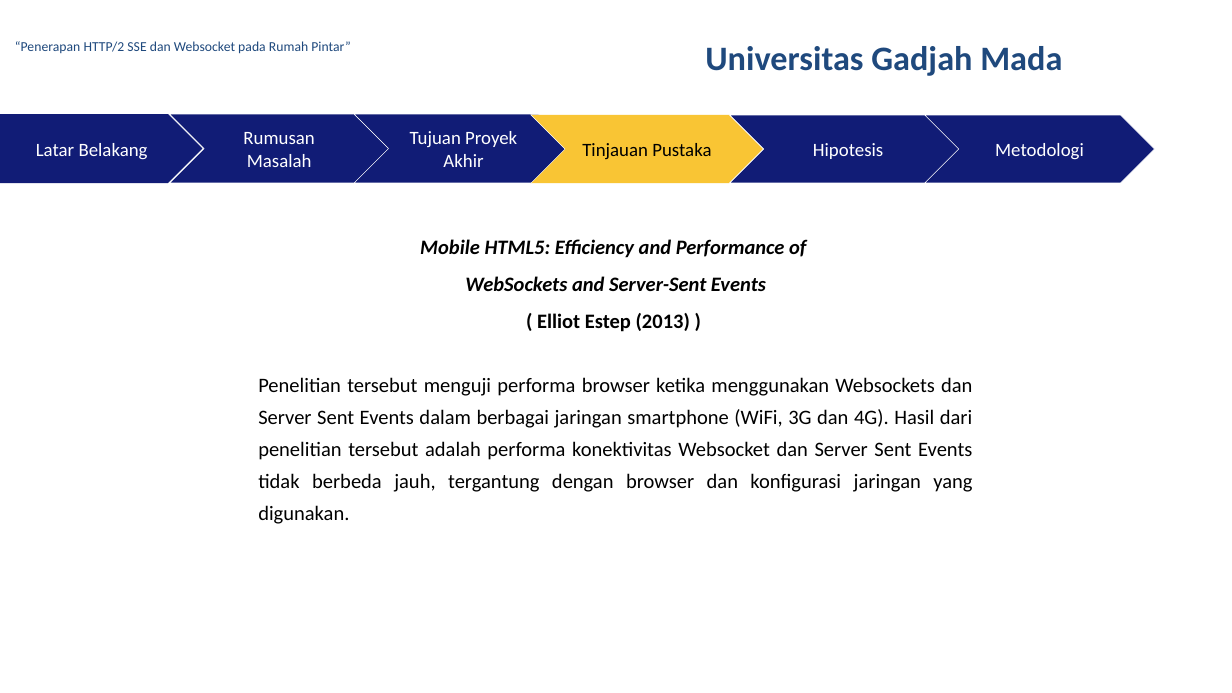
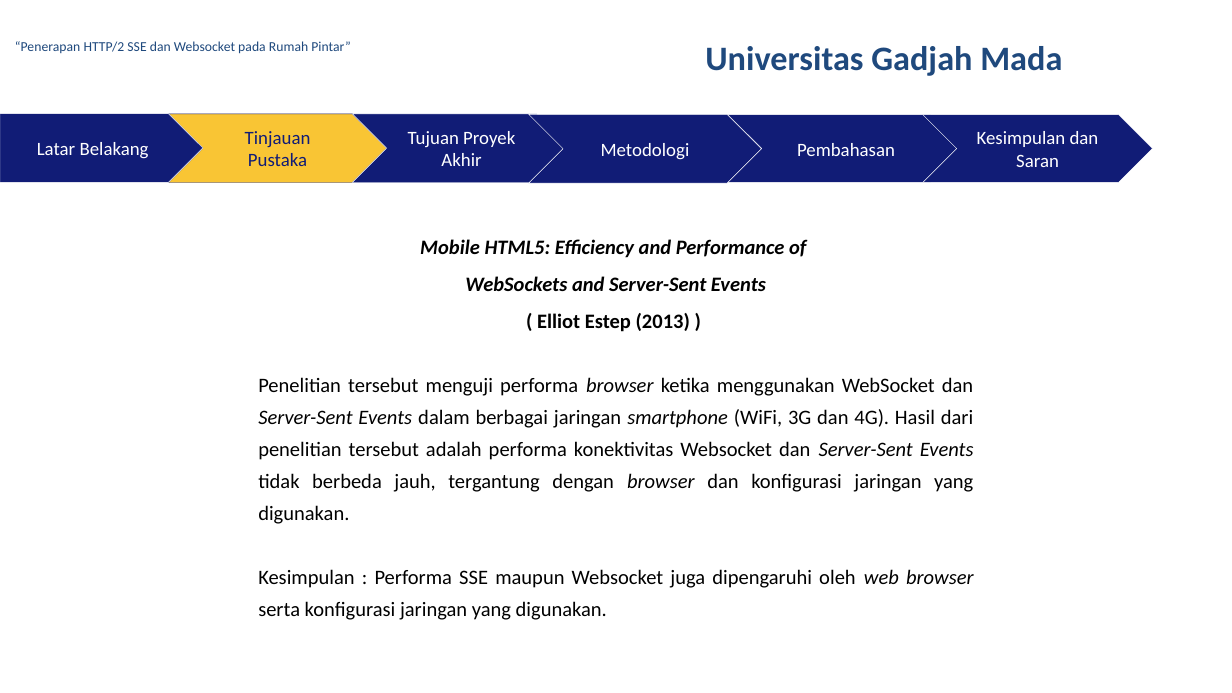
Before and after one commit to rusminto/ws_sse, a slide deck: slide 18 of berkas/ppt muham.pptx (slide 17 before the commit). Drawn at 1232x693 pixels with LibreOffice and Linux fonts; fonts in the diff are those of the drawing; background and template pictures are left out. Boxes give left, top, right and bottom in pixels: in the first picture for what was removed or moved away, otherwise in the second. Text is boxed around its words. In the diff, an @@ line names an element or a change of style, - is before the commit and + after.

```diff
--- a/berkas/ppt muham.pptx
+++ b/berkas/ppt muham.pptx
@@ pentagon arrow "Latar Belakang" at box(0, 113, 203, 182): outline #111C76 0.26 pt to #FFFFFF 0.26 pt @@
@@ chevron "Tinjauan Pustaka": place and size @@
-chevron "Tinjauan Pustaka" at box(531, 115, 764, 184)
+chevron "Tinjauan Pustaka" at box(169, 113, 387, 182)
@@ chevron "Tinjauan Pustaka" at box(169, 113, 387, 182): text colour #000000 to #111C76; outline #FFFFFF 0.26 pt to #111C76 0.26 pt @@
@@ chevron removed at box(170, 115, 389, 184) @@
-Rumusan Masalah
@@ chevron "Metodologi": place and size @@
-chevron "Metodologi" at box(925, 115, 1154, 182)
+chevron "Metodologi" at box(529, 115, 761, 184)
@@ chevron added at box(923, 115, 1152, 182), fill #111C76, outline #FFFFFF 0.26 pt, 11 pt, text #FFFFFF @@
+Kesimpulan dan Saran
@@ text in chevron at box(797, 143, 895, 156): text changed @@
-Hipotesis
+Pembahasan
@@ text at box(258, 377, 974, 620): text changed @@
-Penelitian tersebut menguji performa browser ketika menggunakan Websockets dan Server Sent Events dalam berbagai jaringan smartphone (WiFi, 3G dan 4G). Hasil dari penelitian tersebut adalah performa konektivitas Websocket dan Server Sent Events tidak berbeda jauh, tergantung dengan browser dan konfigurasi jaringan yang digunakan.
+Penelitian tersebut menguji performa browser ketika menggunakan WebSocket dan Server-Sent Events dalam berbagai jaringan smartphone (WiFi, 3G dan 4G). Hasil dari penelitian tersebut adalah performa konektivitas Websocket dan Server-Sent Events tidak berbeda jauh, tergantung dengan browser dan konfigurasi jaringan yang digunakan.
+Kesimpulan : Performa SSE maupun Websocket juga dipengaruhi oleh web browser serta konfigurasi jaringan yang digunakan.
```
Also in this commit, not shown: 22 other slides changed, 3 slides added, 10 other files.
